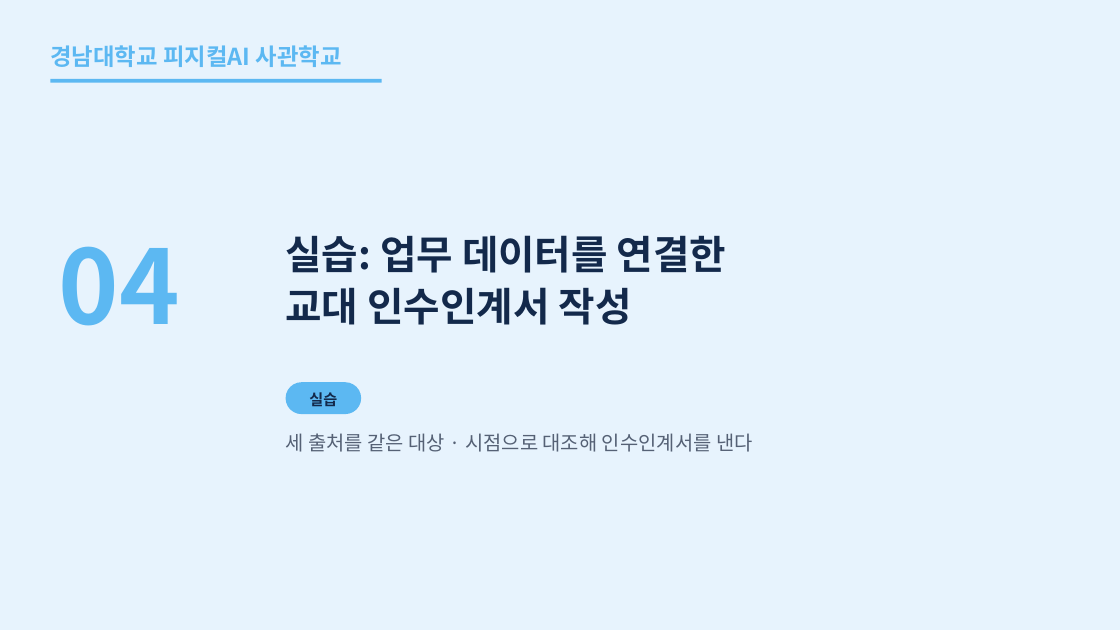
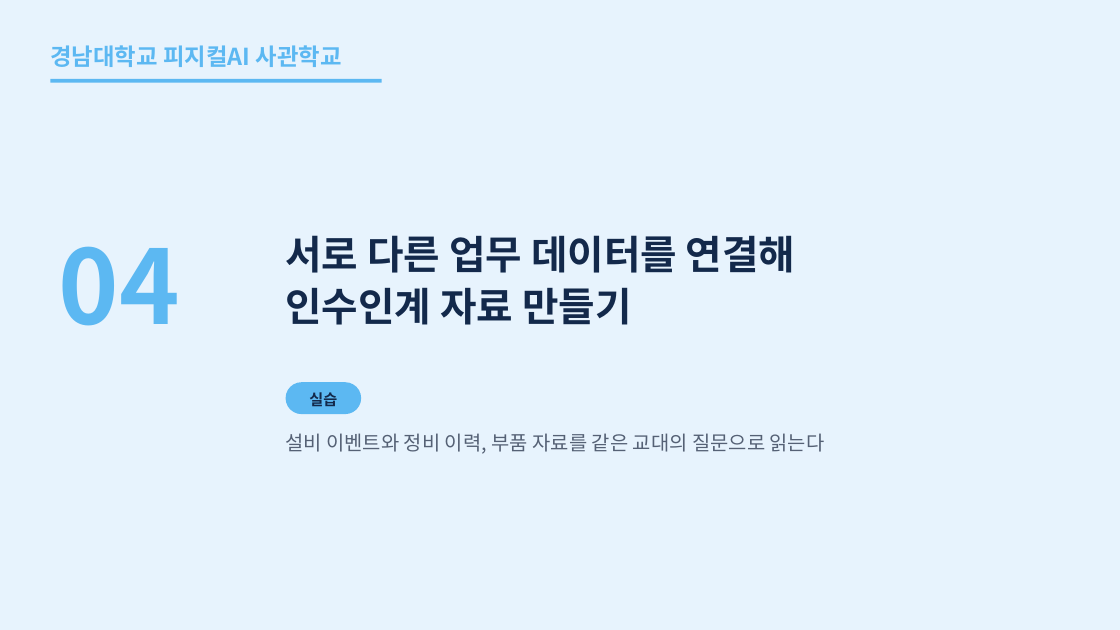
Before and after one commit to uengine-oss/hyd-iot-edu, a slide deck: slide 39 of workspace/강의제작/산출물/통합반/이론/08회차/통합반_08일차.pptx. Drawn at 1120x630 pixels with LibreOffice and Linux fonts; fonts in the diff are those of the drawing. Boxes give left, top, right and bottom in pixels: in the first picture for what was removed or moved away, otherwise in the second. Text is boxed around its words. In the diff, an @@ line names an element or a change of style, - is before the commit and + after.

Commit message:
통합반 8회차 39~40장 인수인계 소개와 온라인 01편 전체의 음성·영상 제작 입력 및 실행 명령을 확정

```diff
--- a/workspace/강의제작/산출물/통합반/이론/08회차/통합반_08일차.pptx
+++ b/workspace/강의제작/산출물/통합반/이론/08회차/통합반_08일차.pptx
@@ text at (x1=285, y1=235, x2=795, y2=325): text changed @@
-실습: 업무 데이터를 연결한
-교대 인수인계서 작성
+서로 다른 업무 데이터를 연결해
+인수인계 자료 만들기
@@ text at (x1=285, y1=433, x2=825, y2=454): text changed @@
-세 출처를 같은 대상 · 시점으로 대조해 인수인계서를 낸다
+설비 이벤트와 정비 이력, 부품 자료를 같은 교대의 질문으로 읽는다
```
Also in this commit, not shown: 1 other slide changed, 12 other files.
